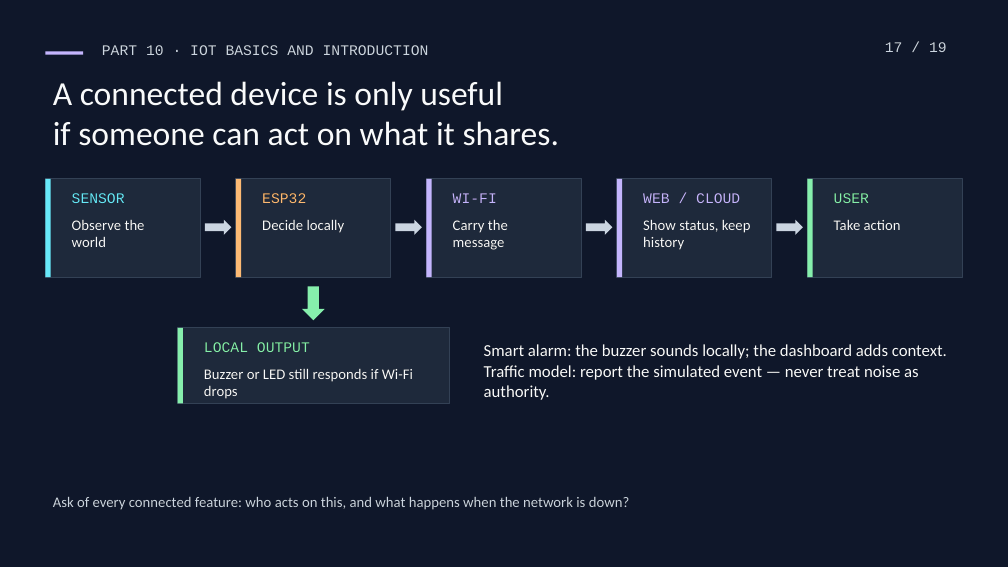
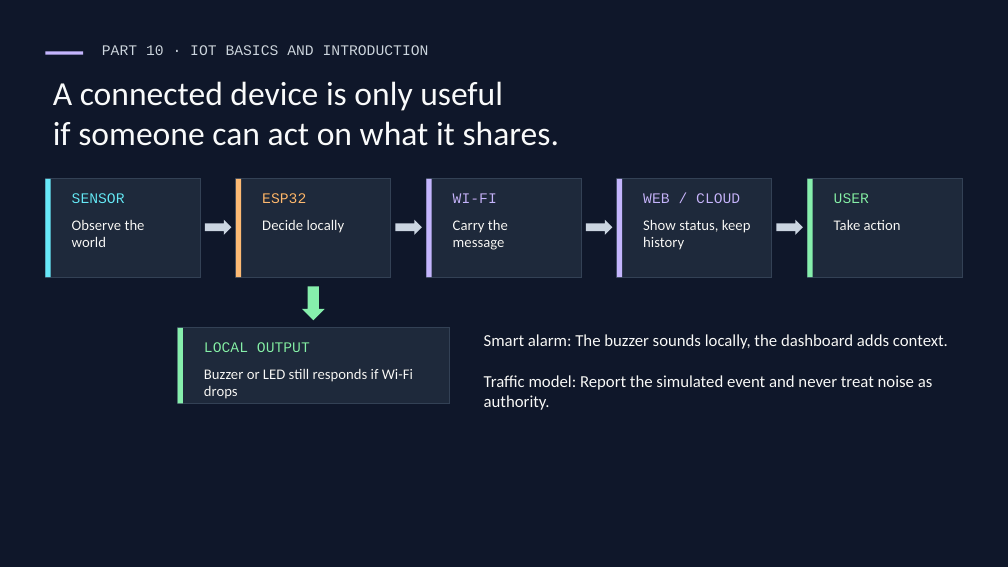
Before and after one commit to kaifshaheemj/iot-workshop, a slide deck: slide 17 of presentations/From-Sensors-to-Smart-Systems.pptx. Drawn at 1008x567 pixels with LibreOffice and Linux fonts; fonts in the diff are those of the drawing. Boxes give left, top, right and bottom in pixels: in the first picture for what was removed or moved away, otherwise in the second. Text is boxed around its words. In the diff, an @@ line names an element or a change of style, - is before the commit and + after.

```diff
--- a/presentations/From-Sensors-to-Smart-Systems.pptx
+++ b/presentations/From-Sensors-to-Smart-Systems.pptx
@@ text removed at [885, 42, 947, 52] @@
-17 / 19
@@ text at [484, 334, 948, 410]: text changed @@
-Smart alarm: the buzzer sounds locally; the dashboard adds context.
-Traffic model: report the simulated event — never treat noise as authority.
+Smart alarm: The buzzer sounds locally, the dashboard adds context.
+Traffic model: Report the simulated event and never treat noise as authority.
@@ text removed at [53, 497, 630, 510] @@
-Ask of every connected feature: who acts on this, and what happens when the network is down?
```
Also in this commit, not shown: 17 other slides changed, 1 slide added, 2 slides removed, 6 other files.
